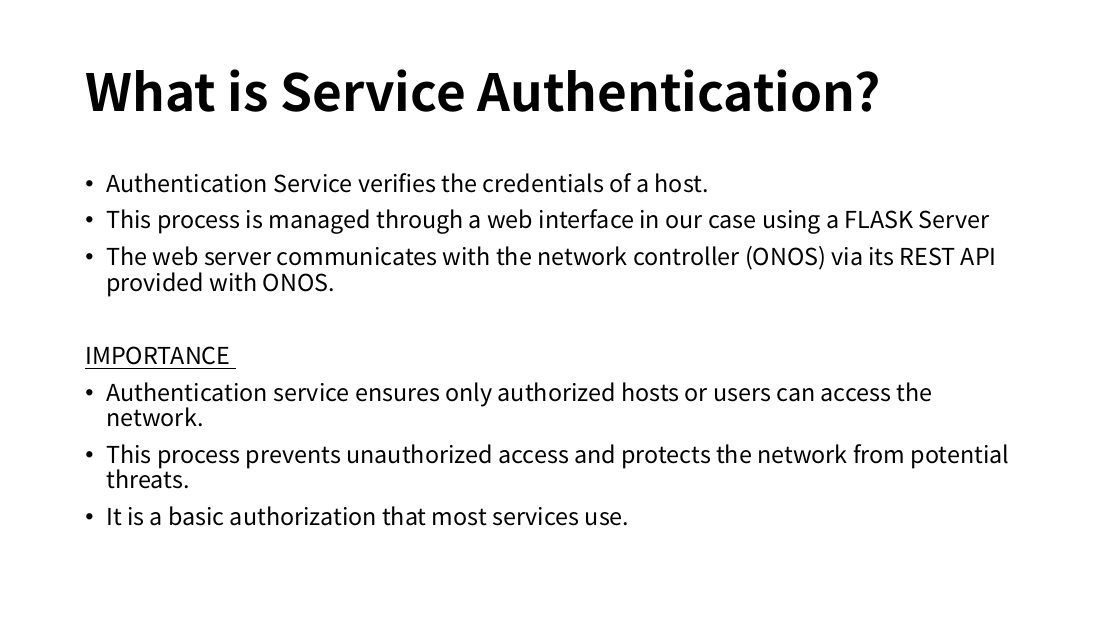
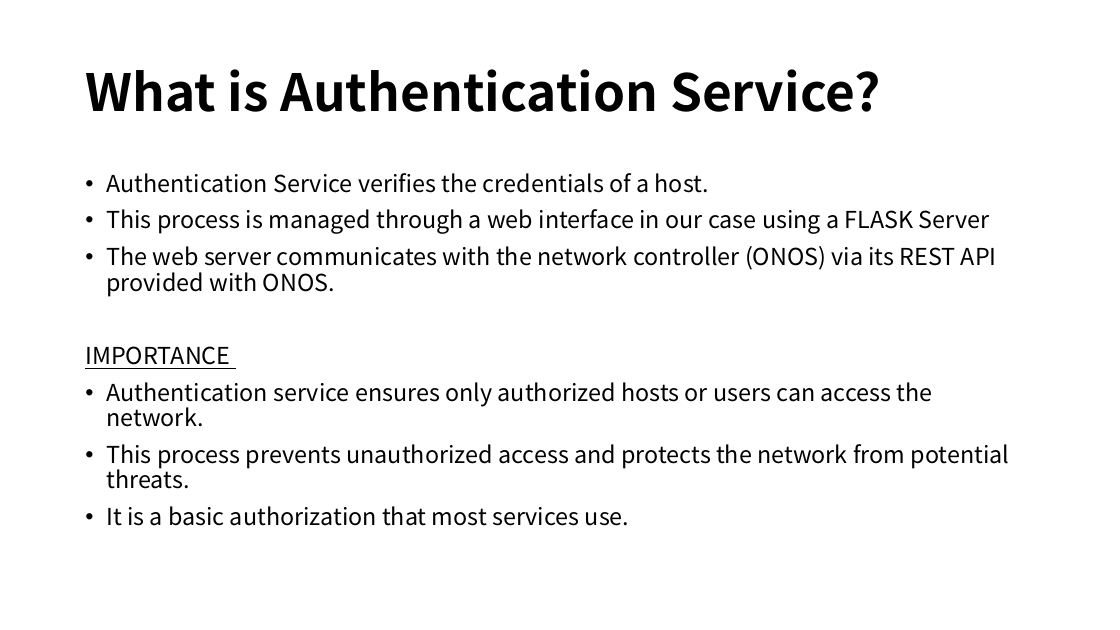
Before and after one commit to adoprox/SDN, a slide deck: slide 3 of 34359 – Software Defined Networking (SDN).pptx. Drawn at 1120x630 pixels with LibreOffice and Linux fonts; fonts in the diff are those of the drawing. Boxes give left, top, right and bottom in pixels: in the first picture for what was removed or moved away, otherwise in the second. Text is boxed around its words. In the diff, an @@ line names an element or a change of style, - is before the commit and + after.

```diff
--- a/34359 – Software Defined Networking (SDN).pptx
+++ b/34359 – Software Defined Networking (SDN).pptx
@@ title at [85, 69, 881, 112]: text changed @@
-What is Service Authentication?
+What is Authentication Service?
```
Also in this commit, not shown: 11 other slides changed, 2 slides added, 1 slide removed.
